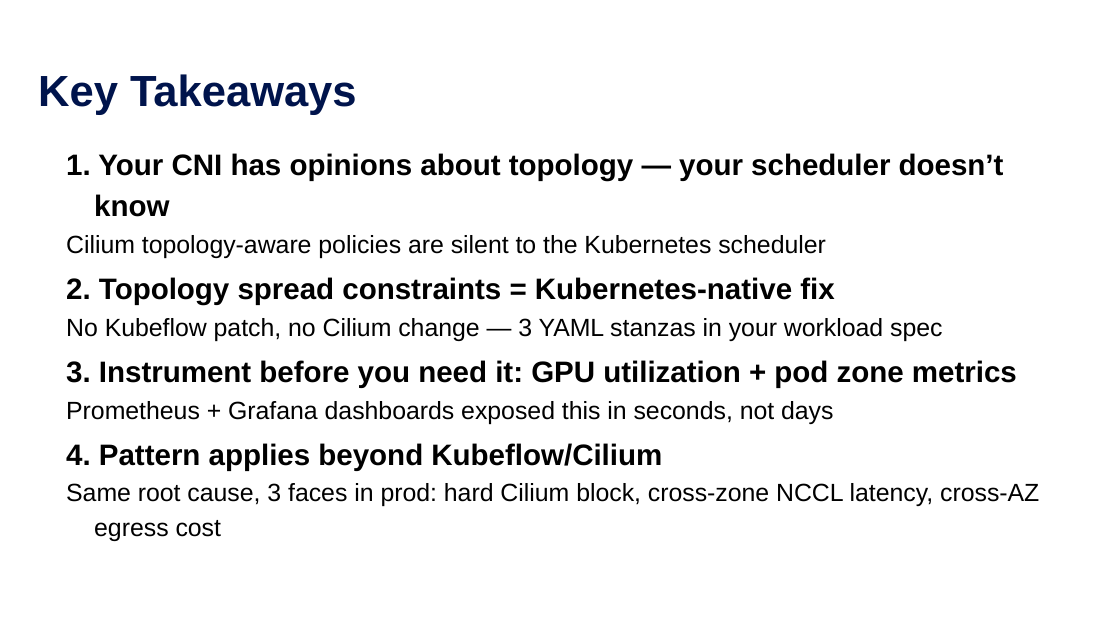
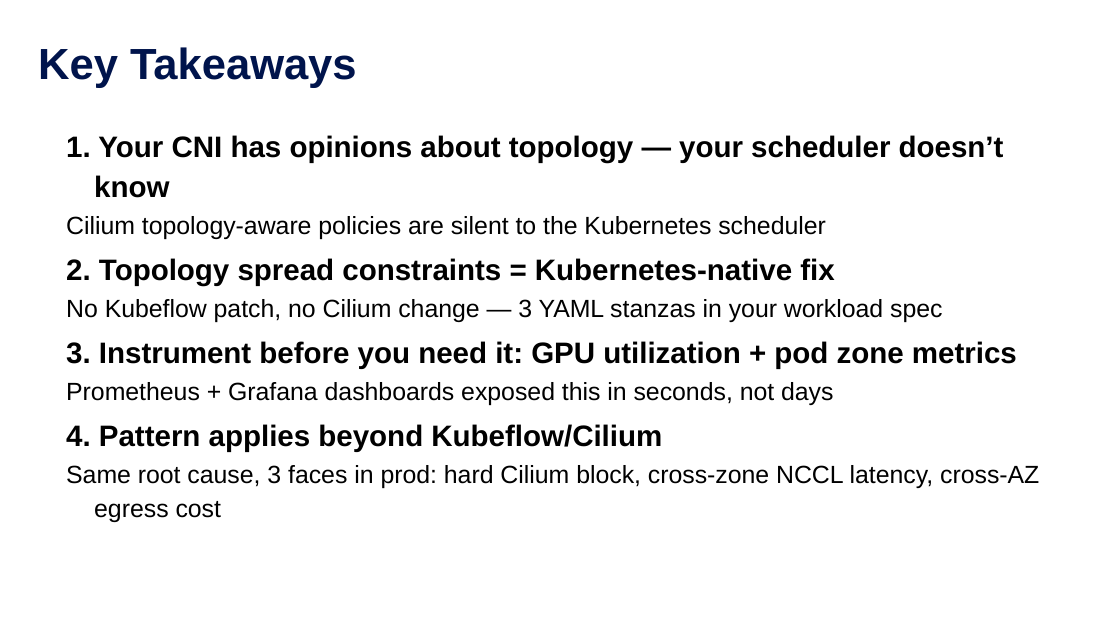
Before and after one commit to ram2valar/kubeflow-cilium-lab, a slide deck: slide 20 of kubecon-india-2026-kubeflow-cilium.pptx (slide 18 before the commit). Drawn at 1120x630 pixels with LibreOffice and Linux fonts; fonts in the diff are those of the drawing; background and template pictures are left out. Boxes give left, top, right and bottom in pixels: in the first picture for what was removed or moved away, otherwise in the second. Text is boxed around its words. In the diff, an @@ line names an element or a change of style, - is before the commit and + after.

```diff
--- a/kubecon-india-2026-kubeflow-cilium.pptx
+++ b/kubecon-india-2026-kubeflow-cilium.pptx
@@ title "Key Takeaways": place and size @@
-title "Key Takeaways" at (38, 74, 357, 115)
+title "Key Takeaways" at (38, 47, 357, 88)
@@ text "1. Your CNI has opinions ...": place and size @@
-text "1. Your CNI has opinions ..." at (66, 153, 1039, 541)
+text "1. Your CNI has opinions ..." at (66, 135, 1039, 522)
```
Also in this commit, not shown: 10 other slides changed, 5 slides added, 3 slides removed.
